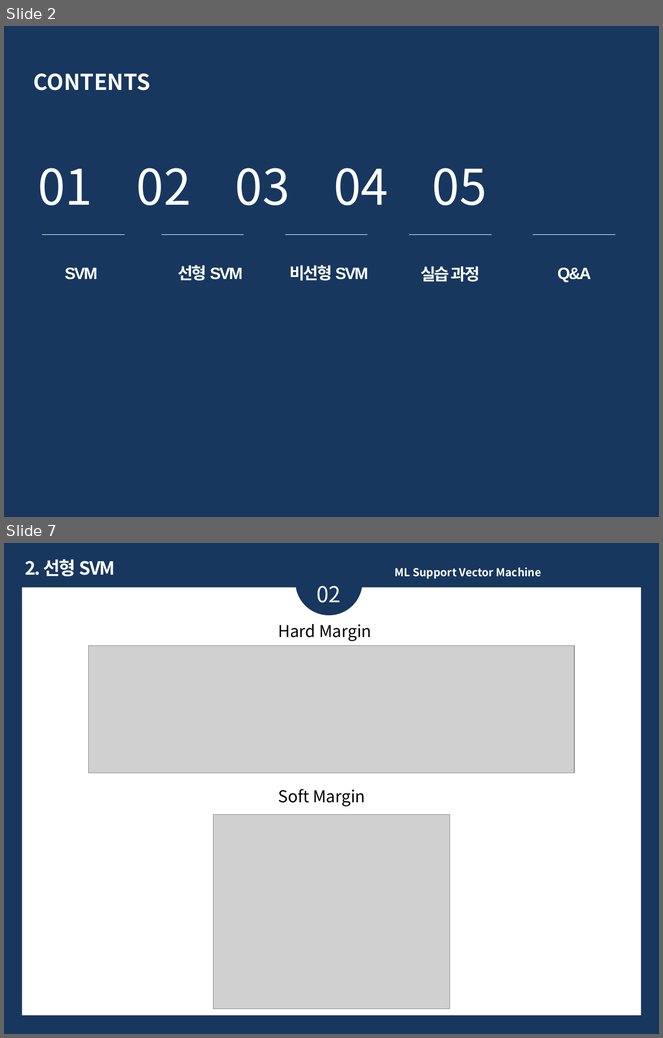
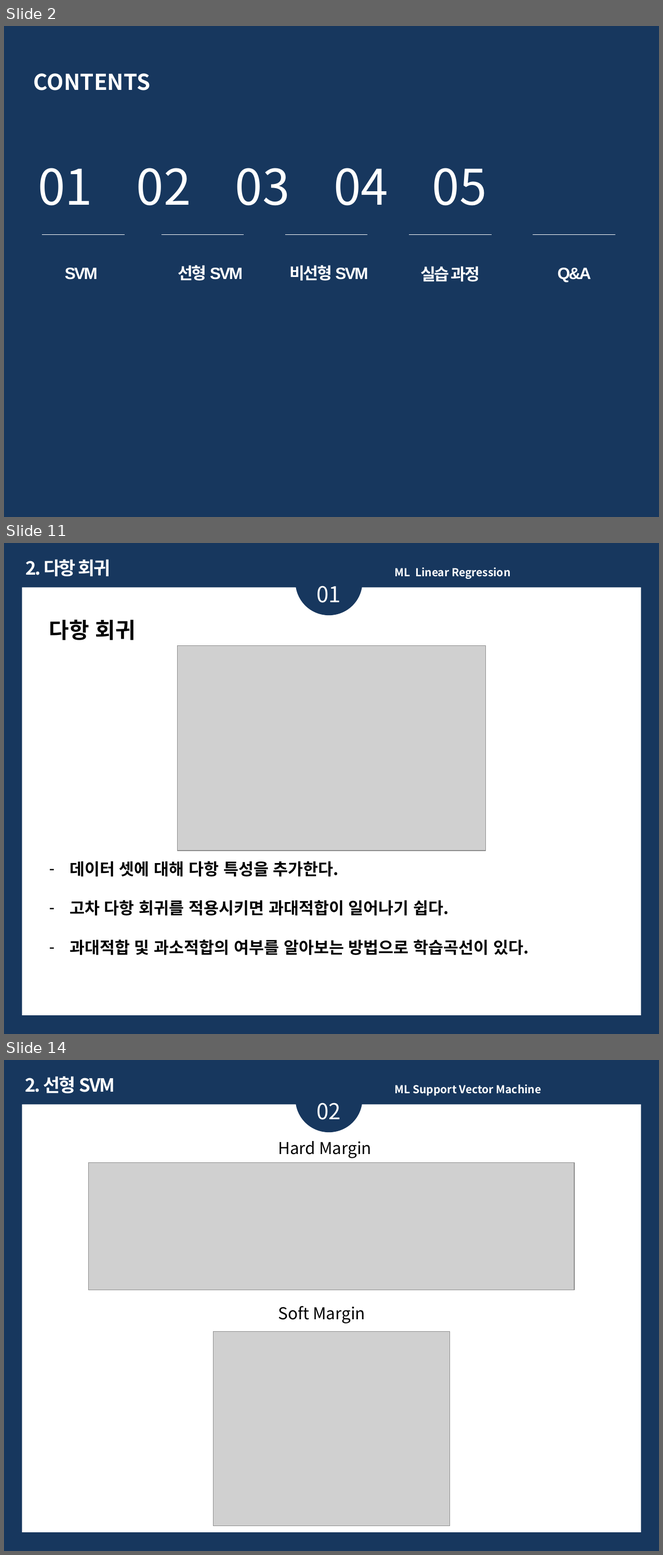
Before and after one commit to ykykyk112/machine_learning, a slide deck: sklearn_exercise/Linear_Regression_Review.pptx. Shown one above the other, each under a label of ours: slides 2 and 7 before the commit, slides 2, 11 and 14 after it; the slides between them are not shown. The pictures are 663x1038 and 663x1555 pixels, drawn with LibreOffice and Linux fonts; fonts in the diff are those of the drawing; grey boxes stand for pictures. Boxes give left, top, right and bottom in pixels: in the first picture for what was removed or moved away, otherwise in the second. Text is boxed around its words. In the diff, an @@ line names an element or a change of style, - is before the commit and + after.

Commit message:
2021.02.07 Linear Regression Review File 추가
- Gradient Descent
- Polynomial Regression
- Learning Curve

```diff
--- a/sklearn_exercise/Linear_Regression_Review.pptx
+++ b/sklearn_exercise/Linear_Regression_Review.pptx
@@ slide 11 added at (x1=4, y1=543, x2=659, y2=1034), background #17375E @@
@@ ellipse added at (x1=296, y1=548, x2=362, y2=615), fill #17375E @@
@@ text added at (x1=26, y1=559, x2=111, y2=576), 20 pt, text #FFFFFF, bold @@
+2. 다항 회귀
@@ text added at (x1=395, y1=567, x2=510, y2=579), 12 pt, text #FFFFFF, bold @@
+ML Linear Regression
@@ rectangle added at (x1=22, y1=588, x2=642, y2=1016), fill #FFFFFF @@
@@ text added at (x1=317, y1=586, x2=341, y2=603), 24 pt, text #FFFFFF @@
+01
@@ text added at (x1=49, y1=619, x2=529, y2=955), 18 pt, text #000000, bold @@
+다항 회귀
+– 데이터 셋에 대해 다항 특성을 추가한다.
+– 고차 다항 회귀를 적용시키면 과대적합이 일어나기 쉽다.
+– 과대적합 및 과소적합의 여부를 알아보는 방법으로 학습곡선이 있다.
@@ picture added at (x1=178, y1=646, x2=486, y2=851) @@
@@ what was slide 7 is now slide 14 @@
```
Also in this commit, not shown: 1 slide changed, 6 other slides added.
